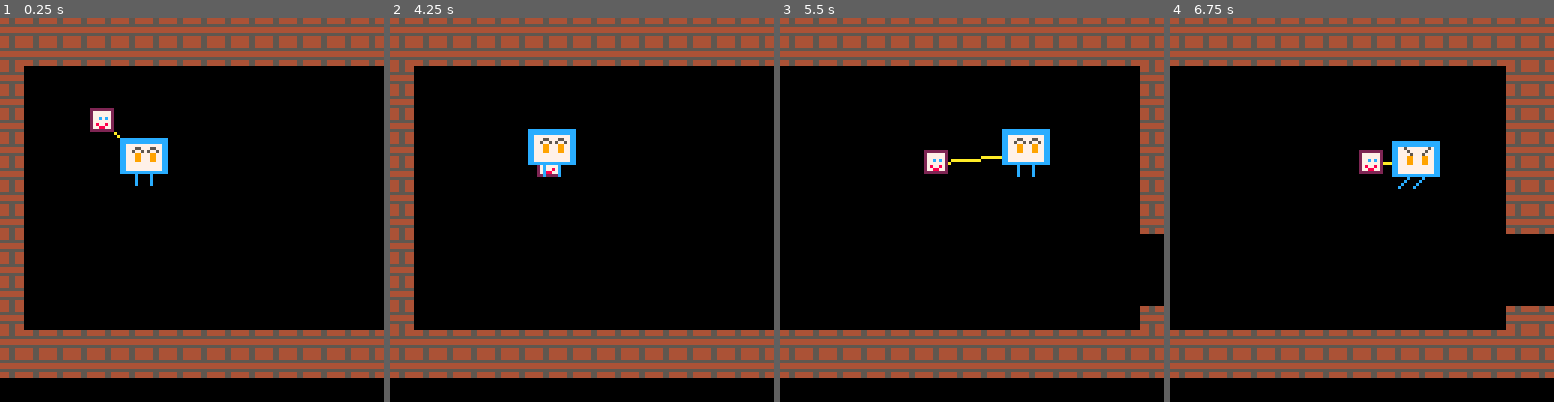
Above: before the commit, frames 1-4 (left to right).
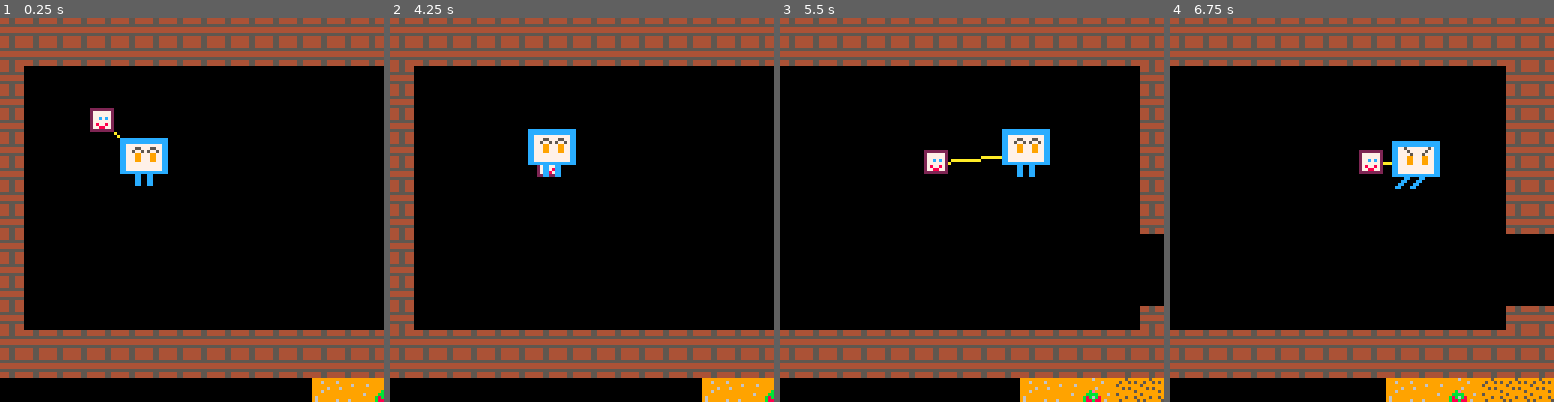
Above: after the commit, the same moments.

Repository: Flewd/home
Game: PICO-8 cartridge home.p8
Same seed, same stepped clock (60 frames per second), same inputs: the game is played once before the commit and once after it.
Inputs:
- Up to frame 1 (0.25 s): no input
- Up to frame 2 (4.25 s): tap X (X key) at 0.33, 1.07, 1.85, 2.97, 4.08 s; tap O (Z key) at 0.7, 1.7, 2.1, 2.5, 2.9, 3.3, 3.7, 4.1 s; hold Right 1.6-2.1 s; hold Up 2.15-2.42 s; hold Right 2.47-3.03 s; hold Left 3.08-3.58 s; hold Down 3.63-3.97 s; hold Right from 4.02 s (still down)
- Up to frame 3 (5.5 s): tap O (Z key) at 4.5, 4.9, 5.3 s; release Right at 4.68 s; hold Up 4.73-5.03 s; hold Left from 5.08 s (still down); tap X (X key) at 5.2 s
- Up to frame 4 (6.75 s): release Left at 5.68 s; tap O (Z key) at 5.7, 6.1, 6.5 s; hold Down 5.73-6.03 s; hold Right 6.08-6.58 s; tap X (X key) at 6.32 s; hold Right from 6.63 s (still down)

The runs differ from the first frame. In frame 1, 1.2% of the frame differs, in the area x 35-100%, y 40-100%; in frame 2, 1.2%; in frame 3, 2.4%; in frame 4, 2.8%, in the area x 56-100%, y 41-100%.

Commit message:
Updated desert and hazards

Diff:
--- a/home.p8
+++ b/home.p8
@@ -394,7 +394,7 @@
 
 
 __gff__
-0000000000000000000000000000000000000000000000000000000000000000000000000000000000000000000000000000000000000000000000000000000000020002020000000000000000000000000000020200000000000000000000000000020202020000000000000000000000000200000200000000000000000000
+0000000000000000000000000000000000000000000000000000000000000000000000000000000000000000000000000000000000000000000000000000000000020202020001000100010001000100000000020200000000000000000000000000020202020000000000000000000001000200000200000000000000000000
 0000000000000000000000000000000000000000000000000000000000000000000000000000000000000000000000000000000000000000000000000000000000000000000000000000000000000000000000000000000000000000000000000000000000000000000000000000000000000000000000000000000000000000
 __map__
 4141414141414141414141414141414141414141414243444542434445424344454243444542434445424344454040000000000000000000000000000000000000000000000000000000000000000000000000000000000000000000000000000000000000000000000000000000000000000000000000000000000000000000
@@ -409,23 +409,23 @@
 4100000000000000000000000000000000000040406161616161616161616151616171717171717171716161610000000000000000000000000000000000000000000000000000000000000000000000000000000000000000000000000000000000000000000000000000000000000000000000000000000000000000000000
 4100000000000000000000000000000000000040407171717171717171717151616171717171717171716161610000000000404040000000000000000000000000000000000000000000000000000000000000000000000000000000000000000000000000000000000000000000000000000000000000000000000000000000
 4100000000000000000000000000000000000040407171717171717171717151717171716161616161717161610000000000404040000000000000000000000000000000000000000000000000000000000000000000000000000000000000000000000000000000000000000000000000000000000000000000000000000000
-4100004040000000000000000000000000004141417171717171717171717181717171616161616161717171610040404040404040000000000000000000000000000000000000000000000000000000000000000000000000000000000000000000000000000000000000000000000000000000000000000000000000000000
+4100004040000000000000000000000000004141417171717171717171717133717171616161616161717171610040404040404040000000000000000000000000000000000000000000000000000000000000000000000000000000000000000000000000000000000000000000000000000000000000000000000000000000
 4141414141414141414141414141414141414141416161616161616161616151616161616161616161616171610000004040400000000000000000000000000000000000000000000000000000000000000000000000000000000000000000000000000000000000000000000000000000000000000000000000000000000000
 4141414141414141414141414141414141414141416161616161616161616151616161616161616161616161610000404000000000000000000000000000000000000000000000000000000000000000000000000000000000000000000000000000000000000000000000000000000000000000000000000000000000000000
-000000000000004040404040404040000000000000424344454243444542434445424344454243444542434445000040404040000000000000000000000000000000000000000000000000000000000000000000000000000000000000000000000000000000000000003a000000000000000000000000000000000000000000
-000000000000000040404040404000000000000000525354555253545552535455525354555253545552535455000000000040000000000000000000000000000000000000000000000000000000000000000000000000000000000000000000000000000000000000000000000000000000000000393a000000000000000000
-0000000000000000404040404040004040000000406163646562636465626364656263646562636465626364650000000000000000000000000000000000000000000000000000000000000000000000000000000000000000000000000000000000000000000000000000000000000000000000000000000000000000000000
-0000000000000000000000004040404040404040406173747572737475727374757273747572737475727374750000000000400000000000000000000000000000000000000000000000000000000000000000000000000000000000000000000000000000000000000000000000000000000000000000000000000000000000
-0000000000000000000000004040404040404040404040400000000000000000000000000000000000000000000000000000400000000000000000000000000000000000000000000000000000000000000000000000000000000000000000000000000000000000000000000000000000000000000000000000000000000000
-0000000000000000000000004040404040404040404040404000004040000000000000404000000000000000000040404000400000000000000000000000000000000000000000000000000000000000000000000000000000000000000000000000000000000000000000000000000000000000000000000000000000000000
-0000000000000000000000004040404040404040404040404040404000000000000000004000000000000000000000004040400000000000000000000000000000000000000000000000000000000000000000000000000000000000000000003900000000000000000000000000000000000000000000000000000000000000
-00000000000000000000000040404040404040404040404040400000000000000000000040000000000000000000000040400040400000000000000000000000000000000000000000000000000000000000000000003a0000000000000000000000000000000039000000000000000000000000000000000000000000000000
-0000000000000000000000004040404040404040404040404040400000000000000000004000000000000000000000000040000000400000000000000000000000000000000000000000000000000000000000000000000000000000000000003900000000000000000000000000000000000000000000000000000000000000
-0000000000000000000000004040404040404040404040404040004040404040404040004000000000000000404040404040404000004040404000000000000000000000000000000000000000000000000000000000000000000000000000000000000000000000000000000000000000000000000000000000000000000000
-0000000000000000000000000000404040404040404040404000400000000040404000404000000000000000000000004040404000000000004000000000000000000000000000000000000000000000000000000000000000000000000000000000000000000000000000000000000000000000000000000000400000000000
-0000000000000000000000000000004040004040400000004040400000000000404040404040000000000000000000400000000000004040404040000000000000000000000000000000000000000000000000390000000000000000000000000000000000000000000000000000000000000000000000004040400000000000
-0000000000000000000000000000000040400000000000400000404040000000000000404040000000000000000040000000000000004040404040000000000000000000000000000000000000000000000000000000000000000000000000000000000000000000000000000000000000000000000000000000000000000000
-0000000000000000000000000000000040400000000000400040404040400000000000404000000000000040404040404040404040404040404040000000000000000000000000000000000000000000000000390000000000000000000000000000000000000000000000000000000000000000000000000000000000000000
-000000000000000000000000004040404040000000000040404000404040000000000000000000000040404000000000000000000000000000000000000000000000000000000000000000000000000000000000000000000000000000000000393a000000000000003900000000000000000000000000000000000000000000
-0000000000000000000000000000004040404040404040404040000000000000000000000000004000404040404040404040404040404040400000000000000000404000000000000000000000000000000000000000000000000000000000000000000000000000000000000000000000000000000000000000000000000000
-0000000000000000000000000000000000000000000000000000000000000000000000000000000000000000000000000000000000000000000000000000000000404000400000000000000000000000000000000000000000000000000000000000000000000000000000000000000000000000000000000000000000000000
+000000000000004040404040404647484950505050424344454243444542434445424344454243444542434445000040404040000000000000000000000000000000000000000000000000000000000000000000000000000000000000000000000000000000000000003a000000000000000000000000000000000000000000
+000000000000000040404040405657585950506060525354555253545552535455525354555253545552535455000000000040000000000000000000000000000000000000000000000000000000000000000000000000000000000000000000000000000000000000000000000000000000000000393a000000000000000000
+000000000000000040404040404e4f4c4d505060606163646562636465626364656263646562636465626364650000000000000000000000000000000000000000000000000000000000000000000000000000000000000000000000000000000000000000000000000000000000000000000000000000000000000000000000
+000000000000000000000000405e5f5c5d505060606173747572737475727374757273747572737475727374750000000000400000000000000000000000000000000000000000000000000000000000000000000000000000000000000000000000000000000000000000000000000000000000000000000000000000000000
+000000000000000000000000404647484950606060707046477070707070704e4f0000000000000000000000000000000000400000000000000000000000000000000000000000000000000000000000000000000000000000000000000000000000000000000000000000000000000000000000000000000000000000000000
+00000000000000000000000040565758595060606070705657484970704c4d5e5f0000404000000000000000000040404000400000000000000000000000000000000000000000000000000000000000000000000000000000000000000000000000000000000000000000000000000000000000000000000000000000000000
+0000000000000000000000004048494e4f5060606048497070585970705c5d70700000004000000000000000000000004040400000000000000000000000000000000000000000000000000000000000000000000000000000000000000000003900000000000000000000000000000000000000000000000000000000000000
+0000000000000000000000004058595e5f506060605859704a4b7070704849707000000040000000000000000000000040400040400000000000000000000000000000000000000000000000000000000000000000003a0000000000000000000000000000000039000000000000000000000000000000000000000000000000
+000000000000000000000000404c4d4a4b50606060704c4d5a5b704e4f585970700000004000000000000000000000000040000000400000000000000000000000000000000000000000000000000000000000000000000000000000000000003900000000000000000000000000000000000000000000000000000000000000
+000000000000000000000000405c5d5a5b50606060705c5d7070705e5f464770704040004000000000000000404040404040404000004040404000000000000000000000000000000000000000000000000000000000000000000000000000000000000000000000000000000000000000000000000000000000000000000000
+0000000000000000000000000070707070506060504e4f707046477070565770704000404000000000000000000000004040404000000000004000000000000000000000000000000000000000000000000000000000000000000000000000000000000000000000000000000000000000000000000000000000400000000000
+0000000000000000000000000070707070505050505e5f707056577070707070704040404040000000000000000000400000000000004040404040000000000000000000000000000000000000000000000000390000000000000000000000000000000000000000000000000000000000000000000000004040400000000000
+0000000000000000000000000046474849505050507070707070707070707070700000404040000000000000000040000000000000004040404040000000000000000000000000000000000000000000000000000000000000000000000000000000000000000000000000000000000000000000000000000000000000000000
+0000000000000000000000000056575859505050507070707070707070707070700000404000000000000040404040404040404040404040404040000000000000000000000000000000000000000000000000390000000000000000000000000000000000000000000000000000000000000000000000000000000000000000
+000000000000000000000000006667686940006000000040404000404040000000000000000000000040404000000000000000000000000000000000000000000000000000000000000000000000000000000000000000000000000000000000393a000000000000003900000000000000000000000000000000000000000000
+0000000000000000000000000076777879404060404040404040000000000000000000000000004000404040404040404040404040404040400000000000000000404000000000000000000000000000000000000000000000000000000000000000000000000000000000000000000000000000000000000000000000000000
+0000000000000000000000000046474849464748494647484946474849000000000000000000000000000000000000000000000000000000000000000000000000404000400000000000000000000000000000000000000000000000000000000000000000000000000000000000000000000000000000000000000000000000
Not shown, changed: 56 lines of the sprite sheet (__gfx__) section of home.p8
